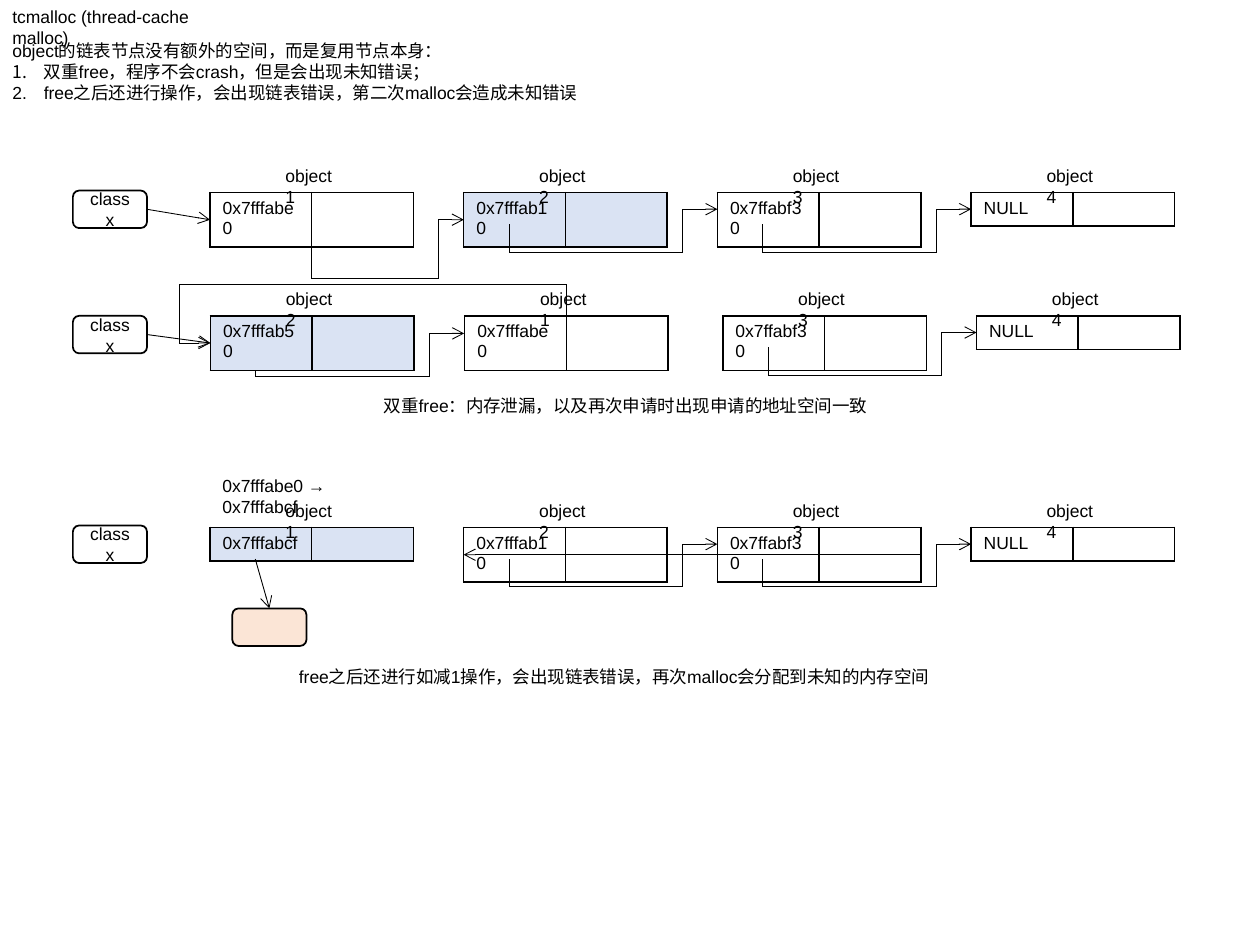
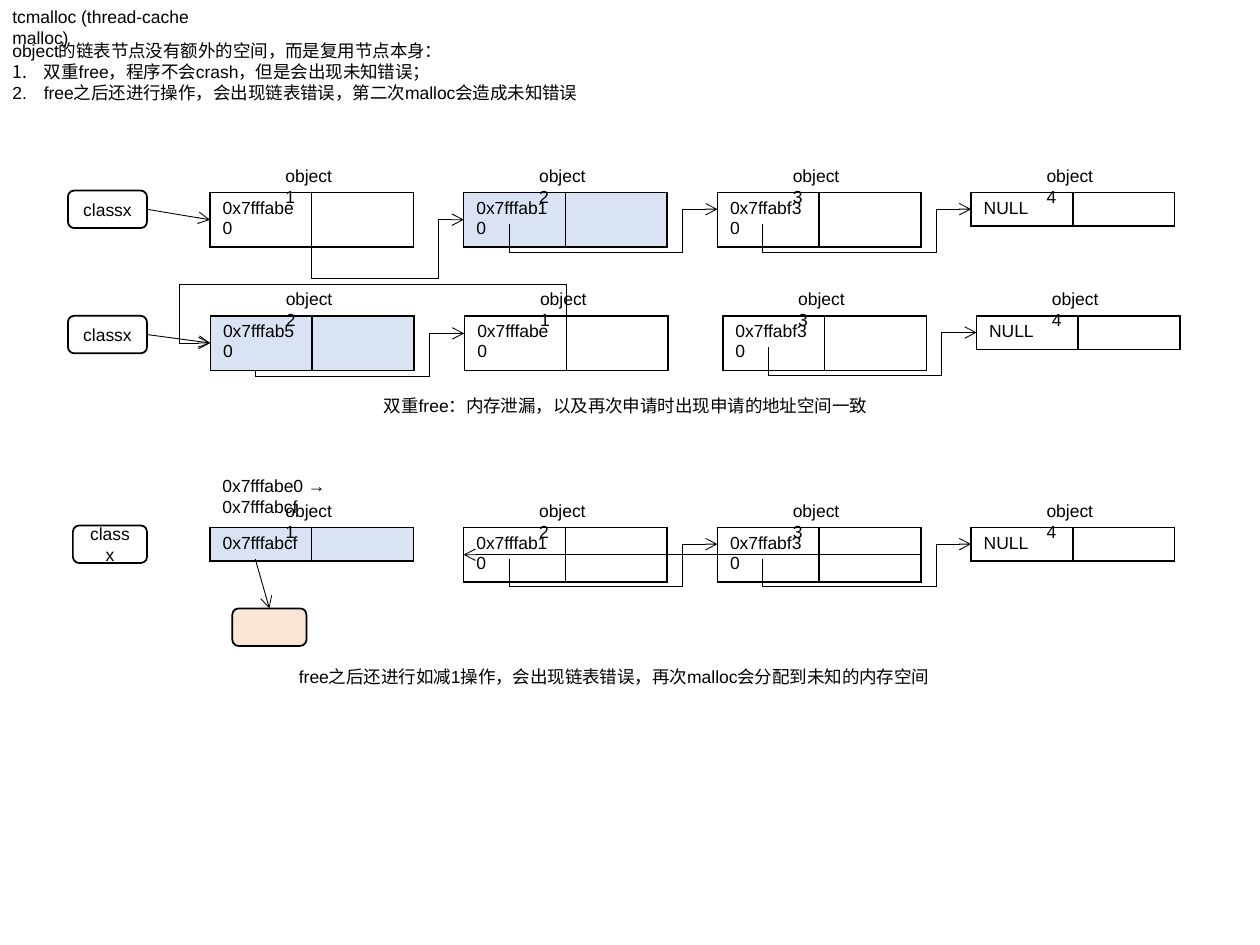
Before and after one commit to movetobe/xxx, a slide deck: slide 36 of xxx.pptx. Drawn at 1260x945 pixels with LibreOffice and Linux fonts; fonts in the diff are those of the drawing. Boxes give left, top, right and bottom in pixels: in the first picture for what was removed or moved away, otherwise in the second. Text is boxed around its words. In the diff, an @@ line names an element or a change of style, - is before the commit and + after.

```diff
--- a/xxx.pptx
+++ b/xxx.pptx
@@ rounded rectangle "classx": place and size @@
-rounded rectangle "classx" at (73, 190, 147, 228)
+rounded rectangle "classx" at (68, 190, 147, 228)
@@ rounded rectangle "classx": place and size @@
-rounded rectangle "classx" at (73, 316, 147, 354)
+rounded rectangle "classx" at (68, 316, 147, 354)
```
Also in this commit, not shown: 6 other slides changed, 10 other files.
